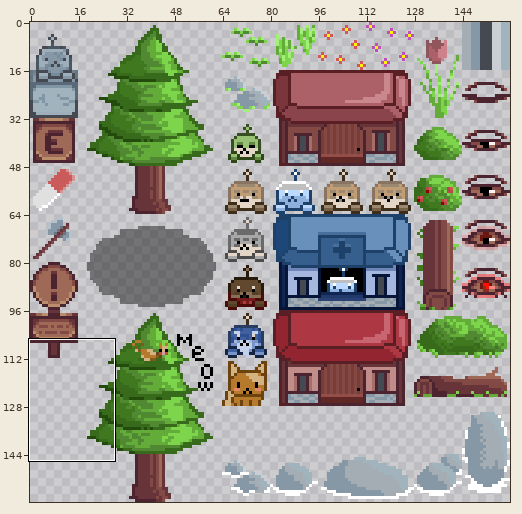
Sprite sheet -- Shallow Depths/Assets/Art Related/Sprites/Objects.png. The first picture is a wide view before the edit; the outline marks the close-up.
Close-up. First the earlier version:
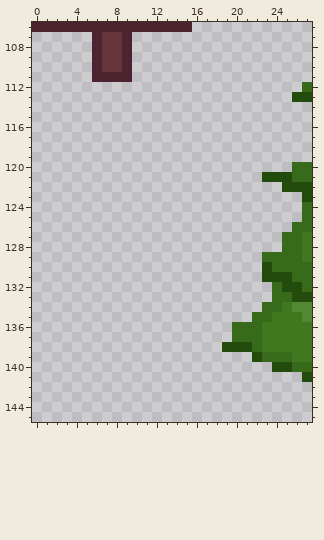
The file is 160x160 pixels. Pixels under 10% opacity are left out. Colours within 5 levels of each other are drawn and written as one. Shown: x 0..27, y 106..145.
The result:
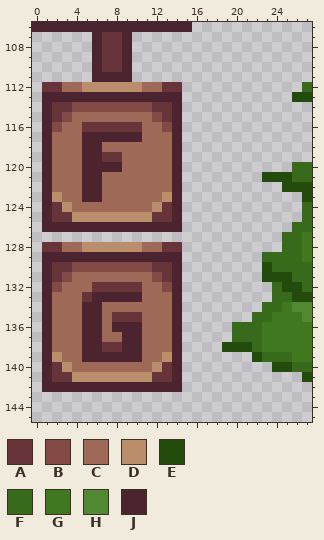
Palette (. is transparent): A #673439  B #834945  C #9e6957  D #bb8e6b  E #234c0c  F #376a1b  G #3f781f  H #518932  J #4c242f
The edit:
Changed rows in their new state; - is an unchanged pixel.
first column x 1:
112 AACCDDDDDDCCAA
113 JJJJJJJJJJJJJJ
114 JAABBBBBBBBAAJ
115 JABCCCCCCCCBAJ
116 JBCCAAAAAACCBJ
117 JCCCJJJJJJCCCJ
118 JCCCJJCCCCCCCJ
119 JCCCJJAACCCCCJ
120 JCCCJJJJCCCCCJ
121 JCCCJJCCCCCCCJ
122 JCCCJJCCCCCCCJ
123 JDCCJJCCCCCCDJ
124 JADCCCCCCCCDAJ
125 JAADDDDDDDDAAJ
126 JJJJJJJJJJJJJJ
128 AACCDDDDDDCCAA
129 JJJJJJJJJJJJJJ
130 JAABBBBBBBBAAJ
131 JABCCCCCCCCBAJ
132 JBCCCAAAAACCBJ
133 JCCCAJJJJJCCCJ
134 JCCCJJCCCCCCCJ
135 JCCCJJCAAACCCJ
136 JCCCJJCJJJCCCJ
137 JCCCJJCCJJCCCJ
138 JCCCJJAAJJCCCJ
139 JDCCJJJJJJCCDJ
140 JADCCCCCCCCDAJ
141 JAADDDDDDDDAAJ
142 JJJJJJJJJJJJJJ
Changed places in both close-ups, as pixel boxes (x1, y1, x2, y2):
added: (42, 82, 182, 392)
